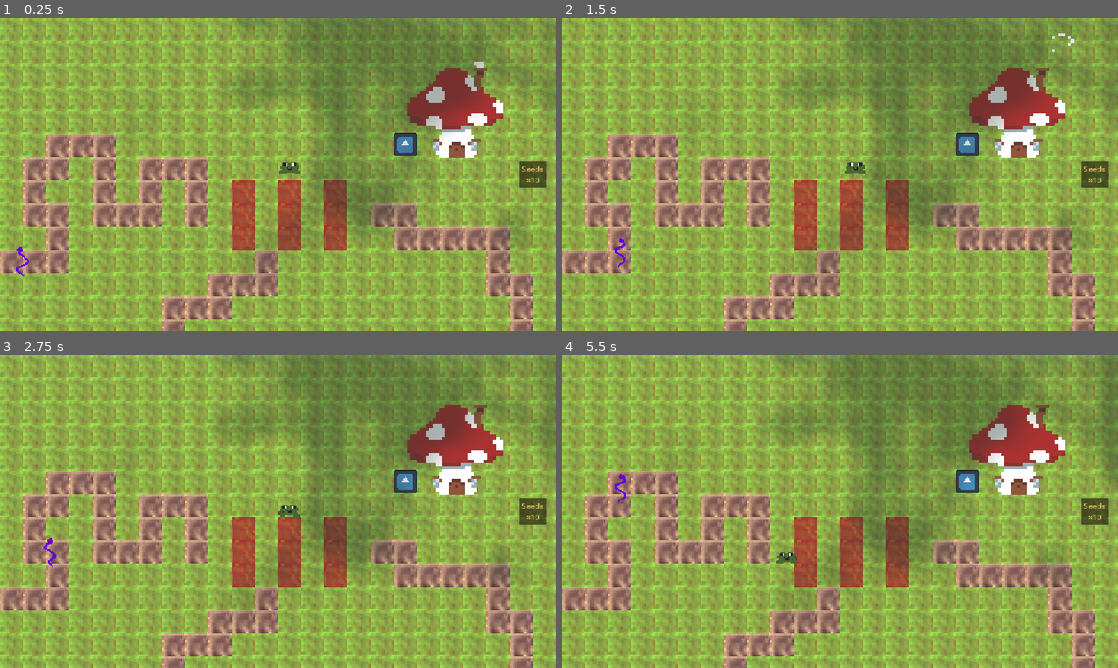
Above: before the commit, frames 1-4 (two rows, left to right).
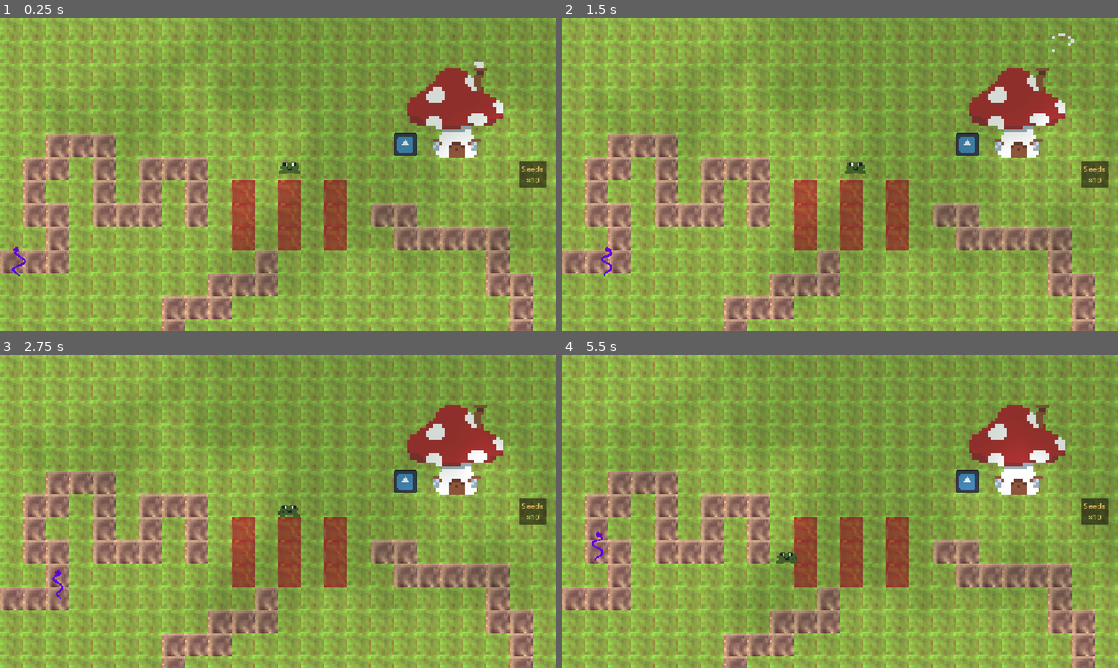
Above: after the commit, the same moments.

Repository: KennySchank/tomato-jam-26
Game: Godot game, scene res://scenes/main.tscn
The game is run twice, just before and just after one commit, with the same random seed, the same clock (stepped at 60 frames per second) and the same inputs. The engine's default icon, where the game draws it, is replaced by a stand-in: a white triangle on a blue panel in a dark square.
Inputs (mouse positions are in pixels of both pictures, inside the frame that each line leads up to):
- Up to frame 1 (0.25 s): no input
- Up to frame 2 (1.5 s): click "Seeds ×10" at 0.5 s; tap Enter (ui_accept) at 1.25 s; move the mouse to (962, 158) at 1.27 s; hold Right (ui_right) from 1.28 s (still down); tap 1 at 1.35 s; click (962, 158) at 1.42 s
- Up to frame 3 (2.75 s): tap Enter (ui_accept) at 1.52, 1.82 s; release Right (ui_right) at 2 s; drag from (166, 527) to (250, 574) at 2.02 s
- Up to frame 4 (5.5 s): move the mouse to (895, 442) at 2.77 s; hold Right (ui_right) 2.78-3.5 s; tap 1 at 2.85, 4.35 s; drag from (812, 574) to (673, 464) at 3.52 s; move the mouse to (1006, 558) at 4.27 s; hold Left (ui_left) 4.28-5 s; tap Enter (ui_accept) at 4.52, 4.82 s; drag from (673, 464) to (756, 433) at 5.02 s

The runs differ from the first frame. In frame 1, 3.5% of the frame differs, in the area x 2-91%, y 0-87%; in frame 2, 3.4%; in frame 3, 3.6%; in frame 4, 5.4%, in the area x 5-100%, y 0-87%.

Commit message:
Add cloud shadows node and properties; implement projectile and tower scripts

Diff:
--- a/scenes/main.tscn
+++ b/scenes/main.tscn
@@ -63,6 +63,12 @@
 texture = ExtResource("9_preview_icon")
 
 [node name="CloudShadows" parent="." unique_id=198531367 instance=ExtResource("10_cloud_shadows")]
+shadow_color = Color(0, 0.14117648, 0.039215688, 1)
+shadow_strength = 0.17
+horizontal_speed = 0.05299999999999999
+vertical_speed = -0.0020000000000000018
+edge_start = 0.4
+edge_end = 0.55
 
 [node name="InventoryUI" parent="." unique_id=753763620 instance=ExtResource("7_inventory_ui")]
 
--- /dev/null
+++ b/scenes/projectile.tscn
@@ -0,0 +1,11 @@
+[gd_scene load_steps=3 format=3]
+
+[ext_resource type="Script" path="res://scripts/projectile.gd" id="1_projectile"]
+[ext_resource type="Texture2D" path="res://icon.svg" id="2_icon"]
+
+[node name="Projectile" type="Area2D"]
+script = ExtResource("1_projectile")
+
+[node name="Sprite2D" type="Sprite2D" parent="."]
+texture = ExtResource("2_icon")
+scale = Vector2(0.08, 0.08)
--- a/scenes/tower.tscn
+++ b/scenes/tower.tscn
@@ -1,8 +1,10 @@
-[gd_scene load_steps=2 format=3]
+[gd_scene load_steps=3 format=3]
 
 [ext_resource type="Texture2D" path="res://icon.svg" id="1_icon"]
+[ext_resource type="Script" path="res://scripts/tower.gd" id="2_tower"]
 
 [node name="Tower" type="Node2D"]
+script = ExtResource("2_tower")
 
 [node name="Sprite2D" type="Sprite2D" parent="."]
 texture = ExtResource("1_icon")
--- a/scripts/enemy.gd
+++ b/scripts/enemy.gd
@@ -1,9 +1,12 @@
 extends CharacterBody2D
 
-@export var speed := 75.0
+@export var speed := 45.0
 
 var route: Array[Vector2] = []
 var route_index := 0
+
+func _ready() -> void:
+	add_to_group("enemies")
 
 func set_route(new_route: Array[Vector2]) -> void:
 	route = new_route
--- /dev/null
+++ b/scripts/projectile.gd
@@ -0,0 +1,21 @@
+extends Area2D
+
+@export var speed := 300.0
+
+var target: Node2D
+
+func set_target(new_target: Node2D) -> void:
+	target = new_target
+
+func _physics_process(delta: float) -> void:
+	if not is_instance_valid(target):
+		queue_free()
+		return
+
+	var offset := target.global_position - global_position
+	if offset.length() <= 8.0:
+		queue_free()
+		return
+
+	global_position += offset.normalized() * speed * delta
+	rotation = offset.angle()
--- /dev/null
+++ b/scripts/tower.gd
@@ -0,0 +1,35 @@
+extends Node2D
+
+const PROJECTILE_SCENE := preload("res://scenes/projectile.tscn")
+
+@export var range := 220.0
+@export var fire_interval := 0.8
+
+var fire_cooldown := 0.0
+
+func _process(delta: float) -> void:
+	fire_cooldown -= delta
+	if fire_cooldown > 0.0:
+		return
+
+	var target := _find_target()
+	if target == null:
+		return
+
+	var projectile := PROJECTILE_SCENE.instantiate()
+	projectile.global_position = global_position
+	projectile.set_target(target)
+	get_parent().add_child(projectile)
+	fire_cooldown = fire_interval
+
+func _find_target() -> Node2D:
+	var closest_target: Node2D = null
+	var closest_distance := range
+	for candidate in get_tree().get_nodes_in_group("enemies"):
+		if not is_instance_valid(candidate) or not candidate is Node2D:
+			continue
+		var distance := global_position.distance_to(candidate.global_position)
+		if distance <= closest_distance:
+			closest_distance = distance
+			closest_target = candidate
+	return closest_target
Not shown, added: scripts/projectile.gd.uid
Not shown, added: scripts/tower.gd.uid
